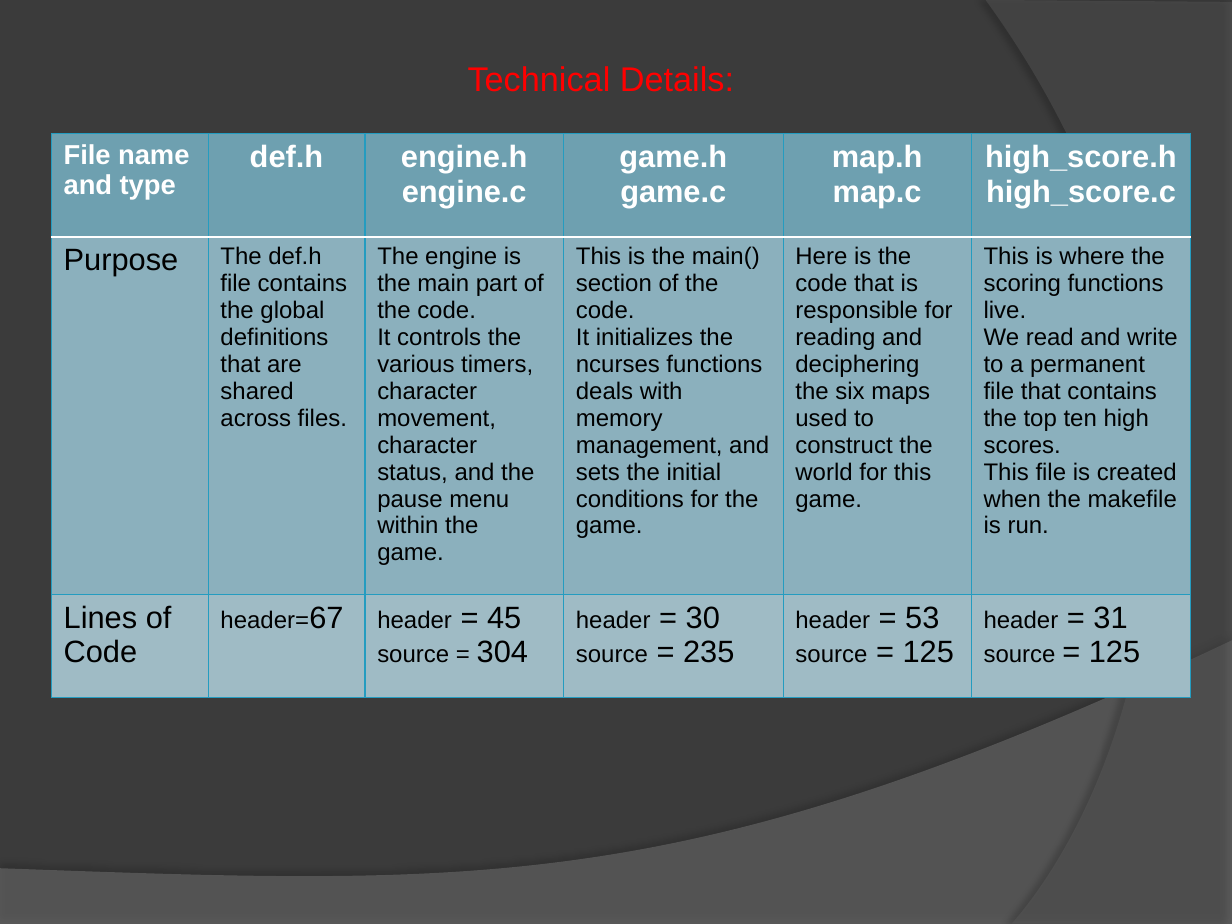
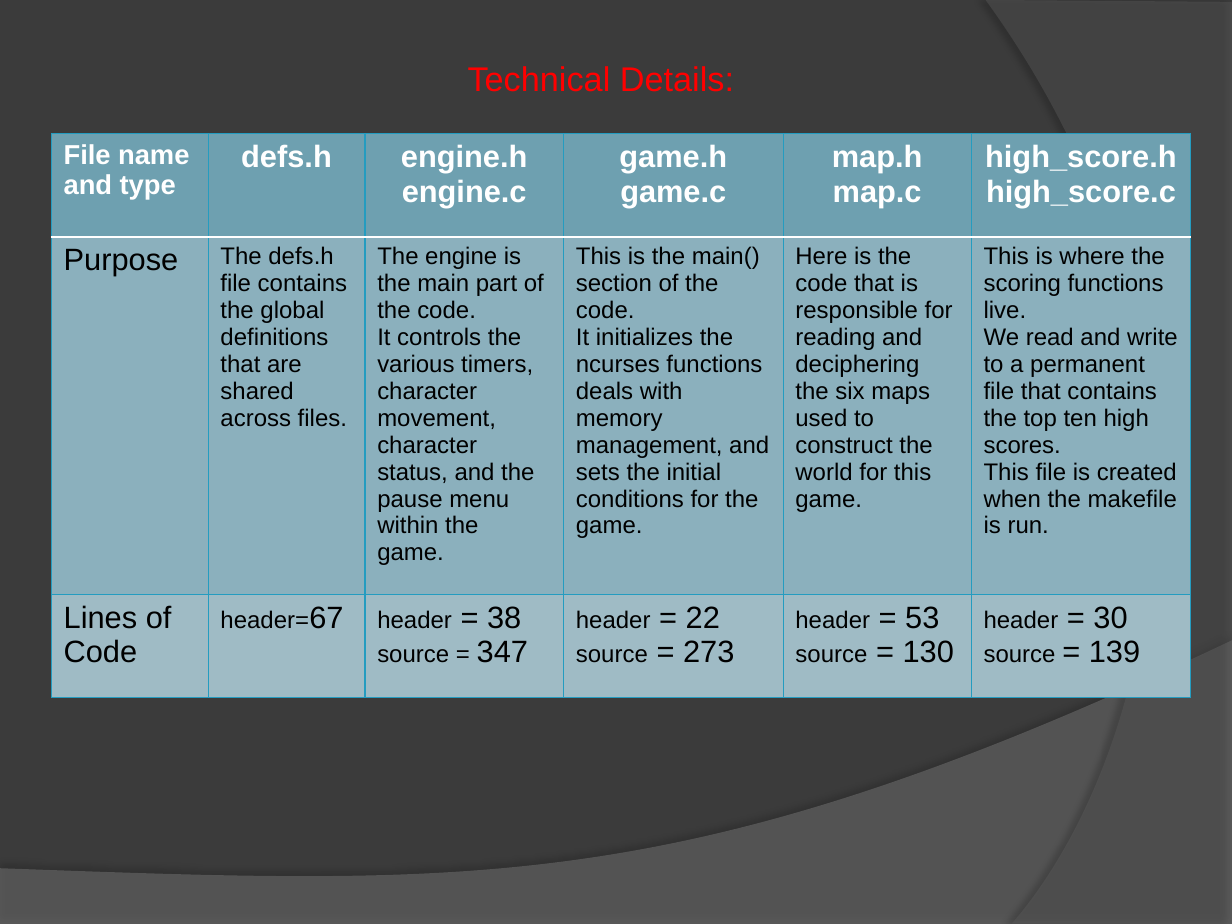
Before and after one commit to jcsims/zzzzzzzzzzzz, a slide deck: slide 5 of docs/ZZZZZZZZZZZZ.pptx. Drawn at 1232x924 pixels with LibreOffice and Linux fonts; fonts in the diff are those of the drawing. Boxes give left, top, right and bottom in pixels: in the first picture for what was removed or moved away, otherwise in the second. Text is boxed around its words. In the diff, an @@ line names an element or a change of style, - is before the commit and + after.

Commit message:
Minor changes to presentation.

```diff
--- a/docs/ZZZZZZZZZZZZ.pptx
+++ b/docs/ZZZZZZZZZZZZ.pptx
@@ table at [52, 133, 1190, 687] @@
-row 1, column 2: def.h
+row 1, column 2: defs.h
-row 2, column 2: The def.h file contains the global definitions that are shared across files.
+row 2, column 2: The defs.h file contains the global definitions that are shared across files.
-row 3: Lines of Code | header=67 | header = 45 / source = 304 | header = 30 / source = 235 | header = 53 / source = 125 | header = 31 / source = 125
+row 3: Lines of Code | header=67 | header = 38 / source = 347 | header = 22 / source = 273 | header = 53 / source = 130 | header = 30 / source = 139
```
Also in this commit, not shown: 2 other slides changed.
